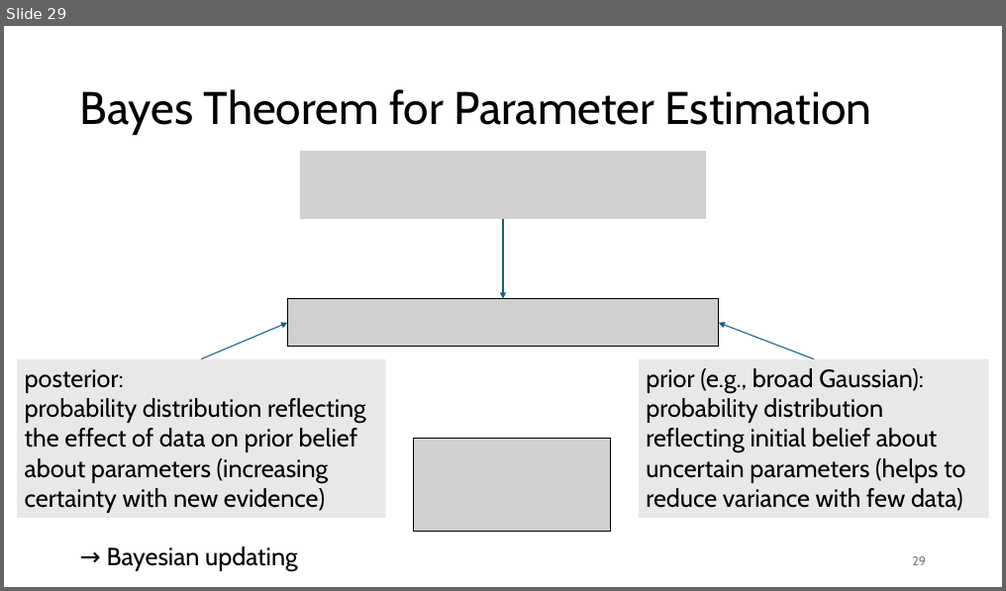
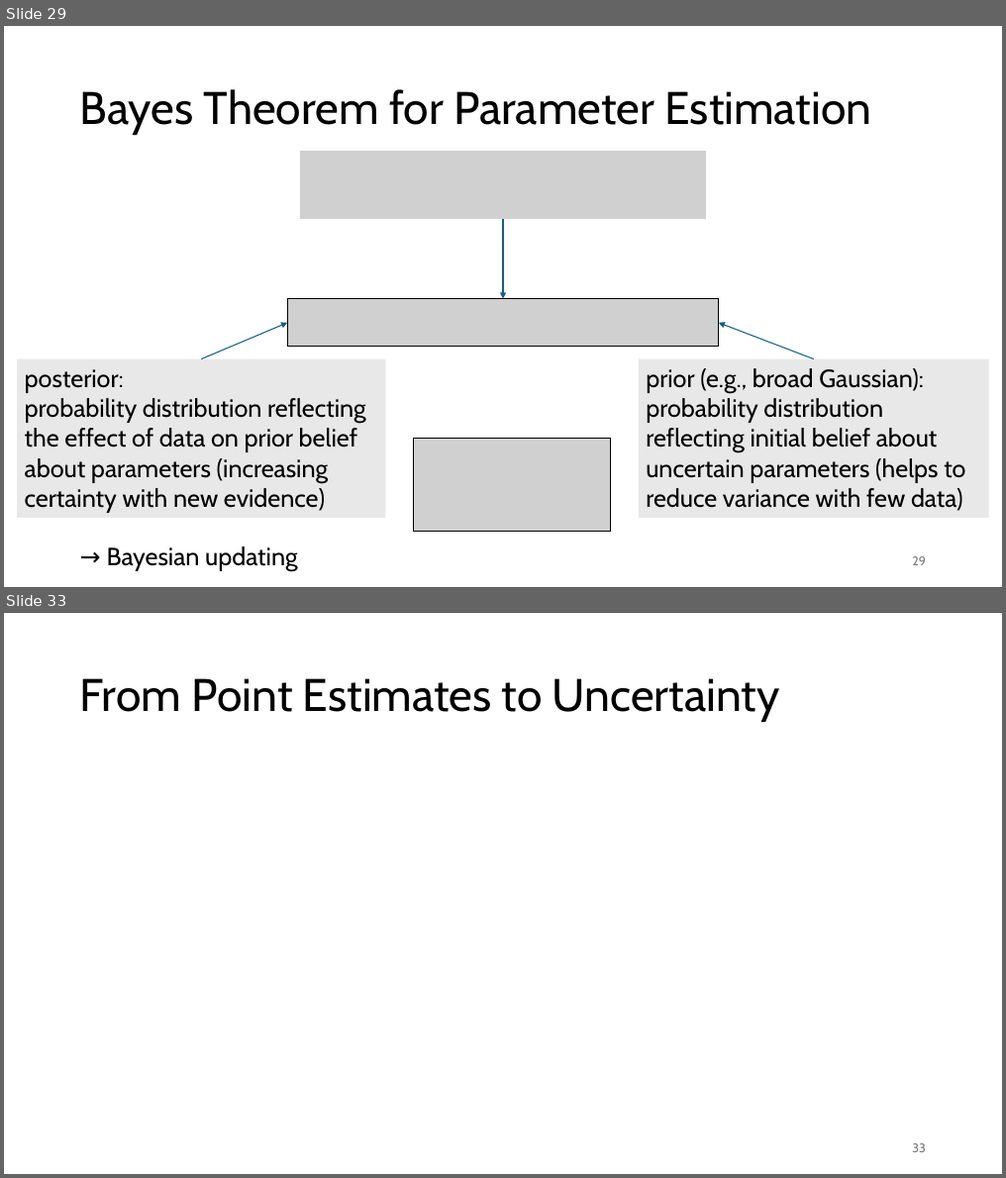
Before and after one commit to FelixWick/data_science, a slide deck: slides/4_parameter_estimation.pptx. Shown one above the other, each under a label of ours: slide 29 before the commit, slides 29 and 33 after it; the slides between them are not shown. The pictures are 1006x591 and 1006x1178 pixels, drawn with LibreOffice and Linux fonts; fonts in the diff are those of the drawing; grey boxes stand for pictures. Boxes give left, top, right and bottom in pixels: in the first picture for what was removed or moved away, otherwise in the second. Text is boxed around its words. In the diff, an @@ line names an element or a change of style, - is before the commit and + after.

```diff
--- a/slides/4_parameter_estimation.pptx
+++ b/slides/4_parameter_estimation.pptx
@@ slide 33 added at bbox=[4, 613, 1002, 1174], background #FFFFFF @@
@@ title added at bbox=[80, 678, 780, 722], 44 pt, text #000000 @@
+From Point Estimates to Uncertainty
@@ page number added at bbox=[912, 1144, 926, 1153], 12 pt, text #797979 @@
+33
```
Also in this commit, not shown: 3 slides changed, 6 other slides added, 2 slides removed, 1 other file.
